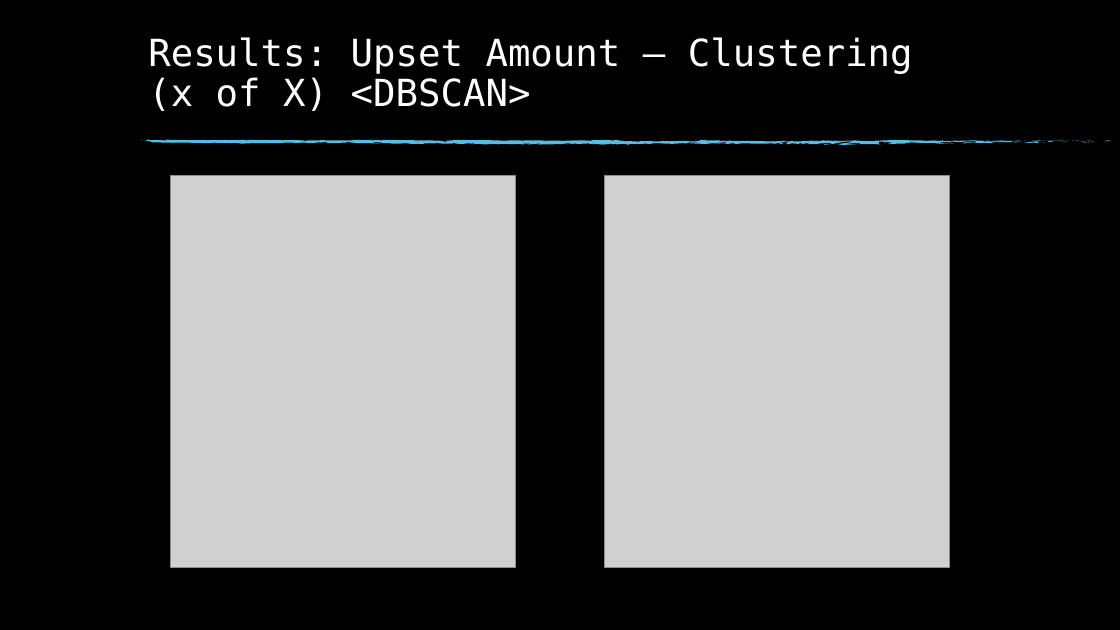
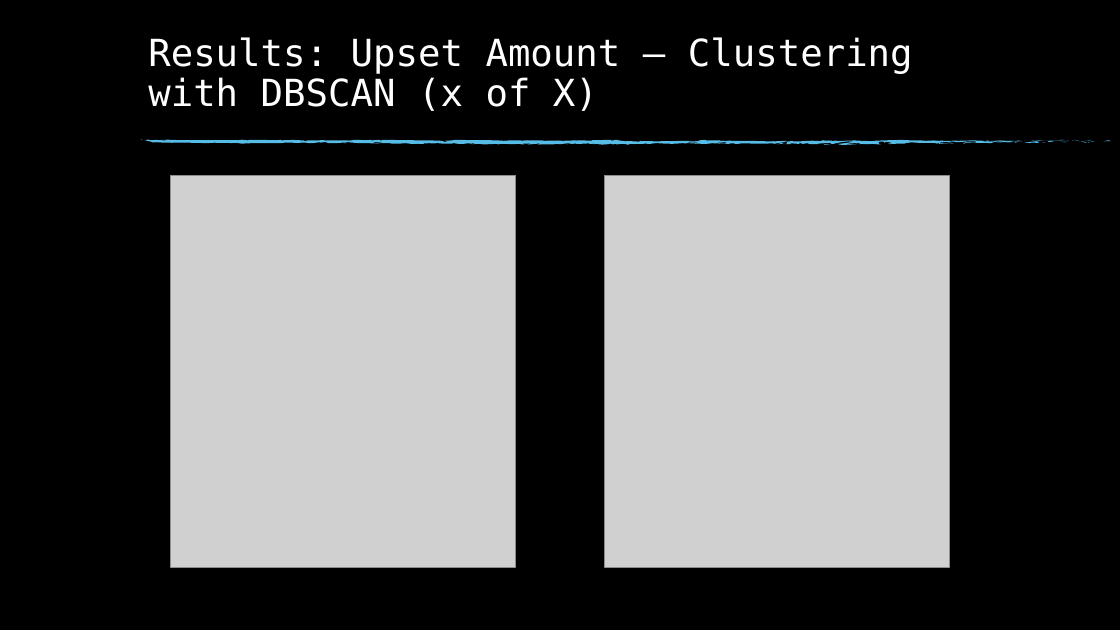
Before and after one commit to msnyde8/Graduate_Project-Upset_Potential, a slide deck: slide 15 of Upset Potential in the NFL.pptx (slide 16 before the commit). Drawn at 1120x630 pixels with LibreOffice and Linux fonts; fonts in the diff are those of the drawing; grey boxes stand for pictures; background and template pictures are left out. Boxes give left, top, right and bottom in pixels: in the first picture for what was removed or moved away, otherwise in the second. Text is boxed around its words. In the diff, an @@ line names an element or a change of style, - is before the commit and + after.

```diff
--- a/Upset Potential in the NFL.pptx
+++ b/Upset Potential in the NFL.pptx
@@ title at box(148, 37, 913, 111): text changed @@
-Results: Upset Amount – Clustering (x of X) <DBSCAN>
+Results: Upset Amount – Clustering with DBSCAN (x of X)
```
Also in this commit, not shown: 16 other slides changed, 2 other files.
